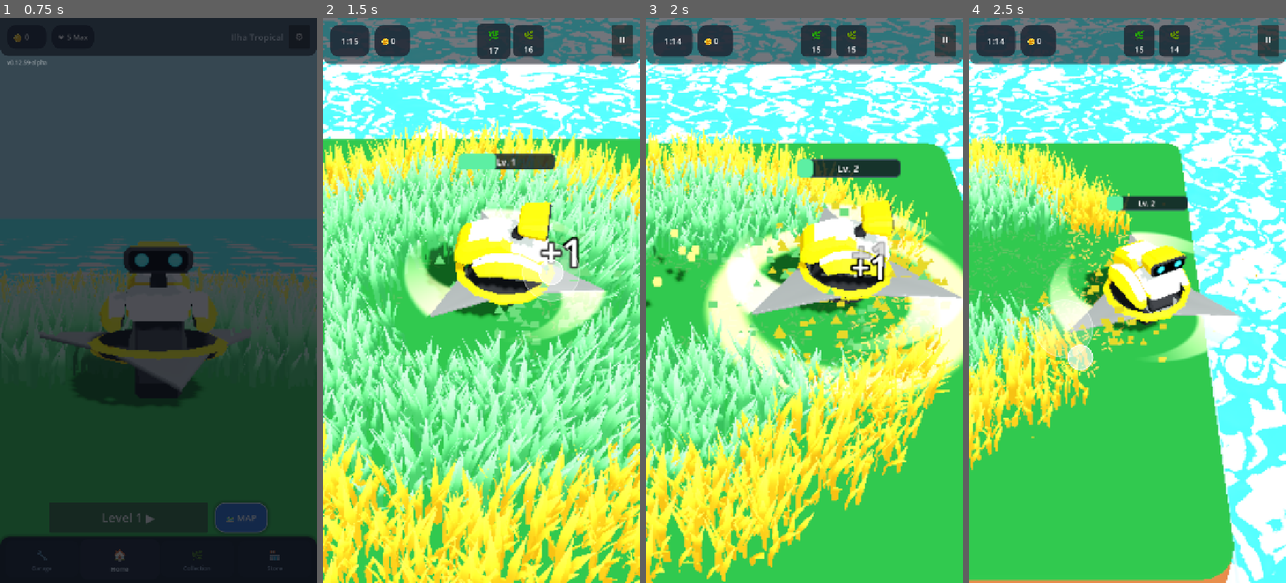
Above: before the commit, frames 1-4 (left to right).
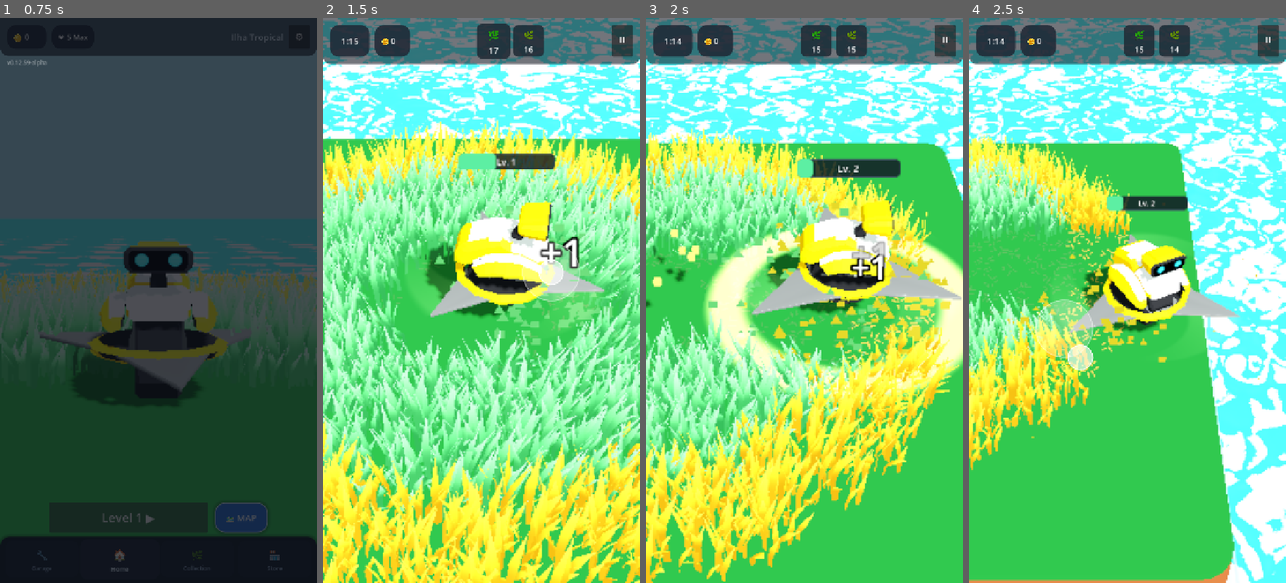
Above: after the commit, the same moments.

Repository: rogerbif/grass-cut-bot
Game: Godot game, scene res://scenes/menu/main_menu.tscn
Same seed, same stepped clock (60 frames per second), same inputs: the game is played once before the commit and once after it.
Inputs (mouse positions are in pixels of both pictures, inside the frame that each line leads up to):
- Up to frame 1 (0.75 s): click "Level 1 ▶" at 0.5 s
- Up to frame 2 (1.5 s): tap Enter at 1.25 s; move the mouse to (551, 272) at 1.27 s; hold Right (ui_right) from 1.28 s (still down); hold Alt from 1.28 s (still down); click (551, 272) at 1.42 s
- Up to frame 3 (2 s): keep holding Right (ui_right); keep holding Alt
- Up to frame 4 (2.5 s): release Right (ui_right) at 2 s; release Alt at 2 s; drag from (1064, 328) to (1111, 413) at 2.02 s

Frame 1 is identical in both runs. In frame 2, 2.4% of the frame differs, in the area x 25-90%, y 33-58%; in frame 3, 3.2%, in the area x 25-100%, y 32-59%; in frame 4, 2.2%.

Commit message:
feat(cutter): base do slash em toda a extensao da lamina e opacidade calibrada (v0.12.65-alpha)

Diff:
--- a/project.godot
+++ b/project.godot
@@ -11,7 +11,7 @@
 [application]
 
 config/name="Grass Cut Bot"
-config/version="0.12.64-alpha"
+config/version="0.12.65-alpha"
 run/main_scene="res://scenes/menu/main_menu.tscn"
 config/features=PackedStringArray("4.7", "Mobile")
 boot_splash/image="uid://3pegaomvcdut"
--- a/scripts/cutter/cutter.gd
+++ b/scripts/cutter/cutter.gd
@@ -438,7 +438,8 @@
 	if mat == null:
 		return
 	var speed_ratio: float = clampf((current_blade_speed - idle_rotation_speed) / maxf(rotation_speed - idle_rotation_speed, 1.0), 0.0, 1.0)
-	var base_intensity: float = lerpf(0.12, 1.0, speed_ratio)
+	# Opacidade calibrada: 0.12 ao andar/cortar (antigo idle) e 0.08 em idle (33% mais transparente)
+	var base_intensity: float = lerpf(0.08, 0.12, speed_ratio)
 	mat.set_shader_parameter("slash_intensity", base_intensity * _slash_flash_boost)
 
 func update_upgrades() -> void:
--- a/shaders/blade_slash.gdshader
+++ b/shaders/blade_slash.gdshader
@@ -10,12 +10,12 @@
 uniform float slash_intensity : hint_range(0.0, 3.0) = 1.0;
 
 uniform float tip_radius : hint_range(0.4, 1.0) = 0.82;
-uniform float inner_radius : hint_range(0.1, 0.7) = 0.38;
+uniform float inner_radius : hint_range(0.05, 0.7) = 0.18; // Base na extensão total da lâmina (do cubo central à ponta)
 uniform float arc_ratio : hint_range(0.1, 0.95) = 0.65;
 uniform float angle_offset_deg : hint_range(-180.0, 180.0) = -90.0;
-uniform float edge_slant_deg : hint_range(-30.0, 30.0) = 8.0;
+uniform float edge_slant_deg : hint_range(-30.0, 30.0) = 6.0;
 uniform float curve_inward : hint_range(0.0, 0.2) = 0.04;
-uniform float inner_curve_power : hint_range(0.2, 3.0) = 0.75;
+uniform float inner_curve_power : hint_range(0.2, 3.0) = 0.70;
 uniform float fade_power : hint_range(0.5, 3.0) = 1.3;
 
 void fragment() {
--- a/shaders/blade_slash_material.tres
+++ b/shaders/blade_slash_material.tres
@@ -10,10 +10,10 @@
 shader_parameter/core_color = Color(1, 1, 1, 1)
 shader_parameter/slash_intensity = 1.0
 shader_parameter/tip_radius = 0.82
-shader_parameter/inner_radius = 0.38
+shader_parameter/inner_radius = 0.18
 shader_parameter/arc_ratio = 0.65
 shader_parameter/angle_offset_deg = -90.0
-shader_parameter/edge_slant_deg = 8.0
+shader_parameter/edge_slant_deg = 6.0
 shader_parameter/curve_inward = 0.04
-shader_parameter/inner_curve_power = 0.75
+shader_parameter/inner_curve_power = 0.7
 shader_parameter/fade_power = 1.3
--- a/tests/test_blade_pop_and_slash.gd
+++ b/tests/test_blade_pop_and_slash.gd
@@ -114,22 +114,26 @@
 	print("✔ PASSOU: Penalidade de rocha NAO emite blade_leveled_up (sem falso pop/choque)")
 
 	# 6. Testa modulação de slash por velocidade
+	cutter.set("_slash_flash_boost", 1.0)
 	cutter.set("current_blade_speed", 108.0)
 	cutter.call("_update_blade_slash_intensity")
 	var mat_slash: ShaderMaterial = slash_mesh.material_override as ShaderMaterial
 	var idle_intensity: float = mat_slash.get_shader_parameter("slash_intensity")
 
-	cutter.set("_slash_flash_boost", 1.0)
 	cutter.set("current_blade_speed", 720.0)
 	cutter.call("_update_blade_slash_intensity")
 	var full_intensity: float = mat_slash.get_shader_parameter("slash_intensity")
 
 	print("Idle slash intensity: ", idle_intensity, " | Full cut slash intensity: ", full_intensity)
 	if full_intensity <= idle_intensity:
-		push_error("Slash intensity should be significantly higher at full speed than at idle!")
+		push_error("Slash intensity should be higher at full speed than at idle!")
 		get_tree().quit(1)
 		return
-	print("✔ PASSOU: Modulação dinâmica de intensidade do slash por velocidade validada")
+	if abs(idle_intensity - 0.08) > 0.01 or abs(full_intensity - 0.12) > 0.01:
+		push_error("Expected idle ~0.08 and cut ~0.12, got: idle=%f, cut=%f" % [idle_intensity, full_intensity])
+		get_tree().quit(1)
+		return
+	print("✔ PASSOU: Modulação dinâmica calibrada (0.08 em idle e 0.12 ao cortar/andar)")
 
 	print("--- TODOS OS TESTES PASSARAM COM 100% DE SUCESSO! ---")
 	cutter.queue_free()
Not shown, changed: docs/02_entidades_e_mecanicas/SISTEMA_DO_CORTADOR.md
Not shown, changed: docs/historico_melhorias/139_novo_shader_slash_multi_ponta_afilado_por_lamina.md
